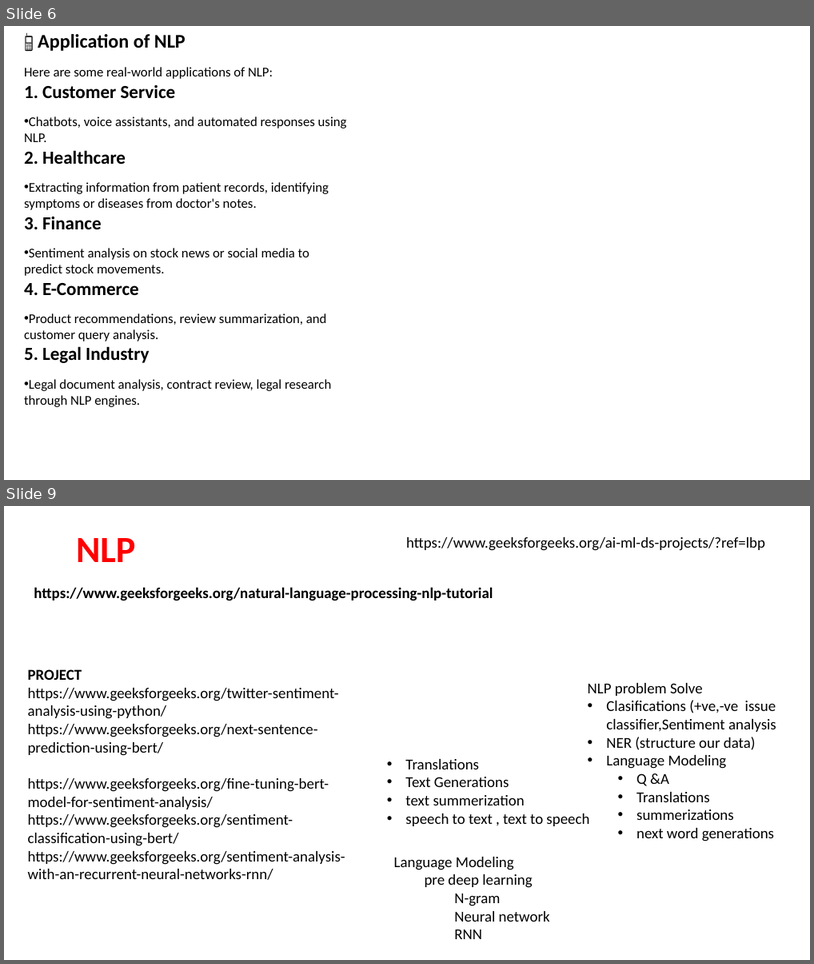
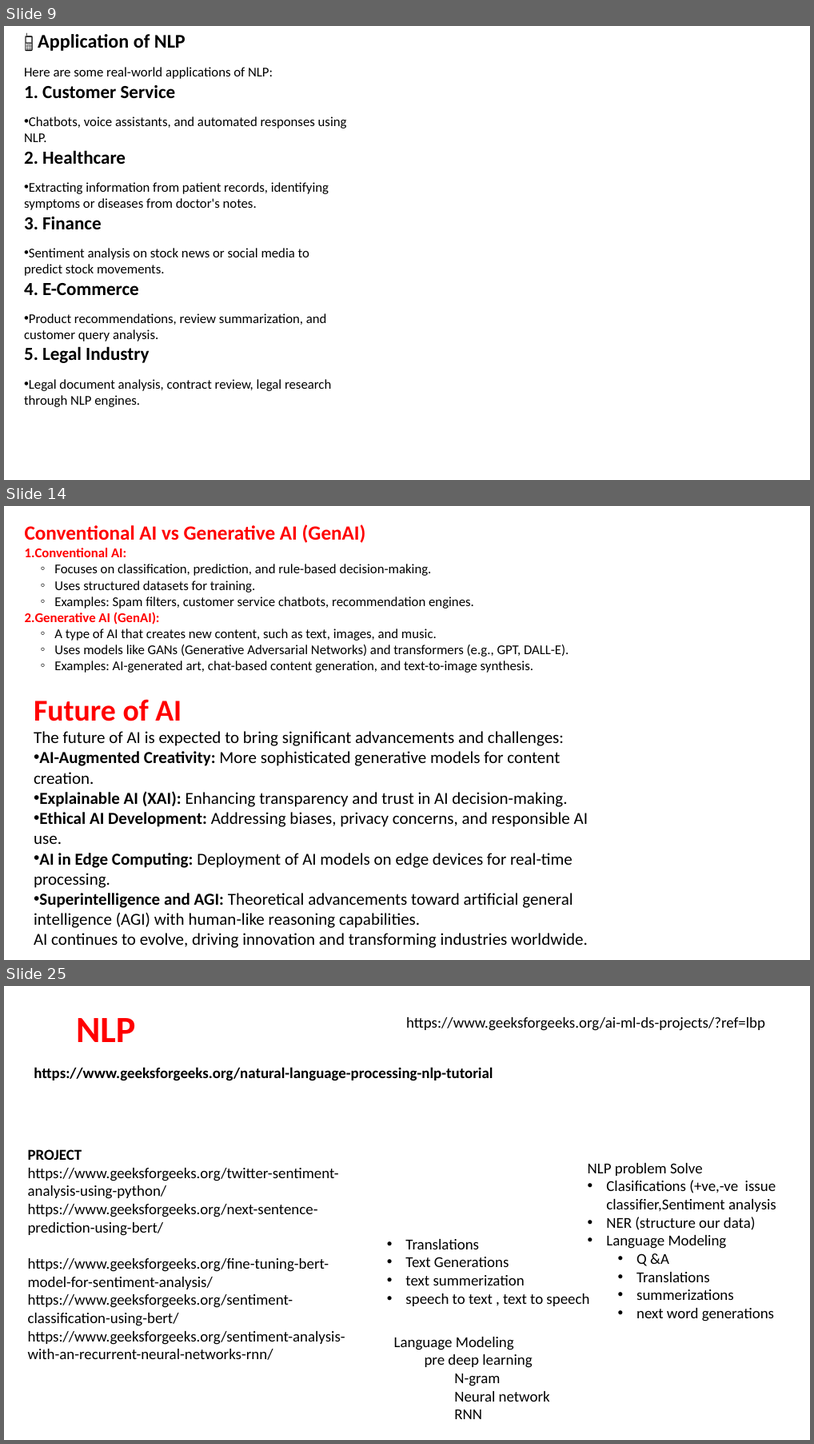
Before and after one commit to shahil04/ds_materials, a slide deck: 9.Deep_learning/class_11.0_NLP_text_preprocessing_.pptx. Shown one above the other, each under a label of ours: slides 6 and 9 before the commit, slides 9, 14 and 25 after it; the slides between them are not shown. The pictures are 814x964 and 814x1444 pixels, drawn with LibreOffice and Linux fonts; fonts in the diff are those of the drawing. Boxes give left, top, right and bottom in pixels: in the first picture for what was removed or moved away, otherwise in the second. Text is boxed around its words. In the diff, an @@ line names an element or a change of style, - is before the commit and + after.

```diff
--- a/9.Deep_learning/class_11.0_NLP_text_preprocessing_.pptx
+++ b/9.Deep_learning/class_11.0_NLP_text_preprocessing_.pptx
@@ slide 14 added at [4,506,810,960], background #FFFFFF @@
@@ text added at [25,524,569,672], 16 pt, text #000000 @@
+Conventional AI vs Generative AI (GenAI)
+1. Conventional AI:
+  ◦ Focuses on classification, prediction, and rule-based decision-making.
+  ◦ Uses structured datasets for training.
+  ◦ Examples: Spam filters, customer service chatbots, recommendation engines.
+2. Generative AI (GenAI):
+  ◦ A type of AI that creates new content, such as text, images, and music.
+  ◦ Uses models like GANs (Generative Adversarial Networks) and transformers (e.g., GPT, DALL-E).
+  ◦ Examples: AI-generated art, chat-based content generation, and text-to-image synthesis.
@@ text added at [34,699,588,948], 20 pt, text #000000 @@
+Future of AI
+The future of AI is expected to bring significant advancements and challenges:
+• AI-Augmented Creativity: More sophisticated generative models for content creation.
+• Explainable AI (XAI): Enhancing transparency and trust in AI decision-making.
+• Ethical AI Development: Addressing biases, privacy concerns, and responsible AI use.
+• AI in Edge Computing: Deployment of AI models on edge devices for real-time processing.
+• Superintelligence and AGI: Theoretical advancements toward artificial general intelligence (AGI) with human-like reasoning capabilities.
+AI continues to evolve, driving innovation and transforming industries worldwide.
@@ what was slide 6 is now slide 9 @@
@@ what was slide 9 is now slide 25 @@
```
Also in this commit, not shown: 1 slide changed, 16 other slides added, 1 slide removed, 4 other files.
